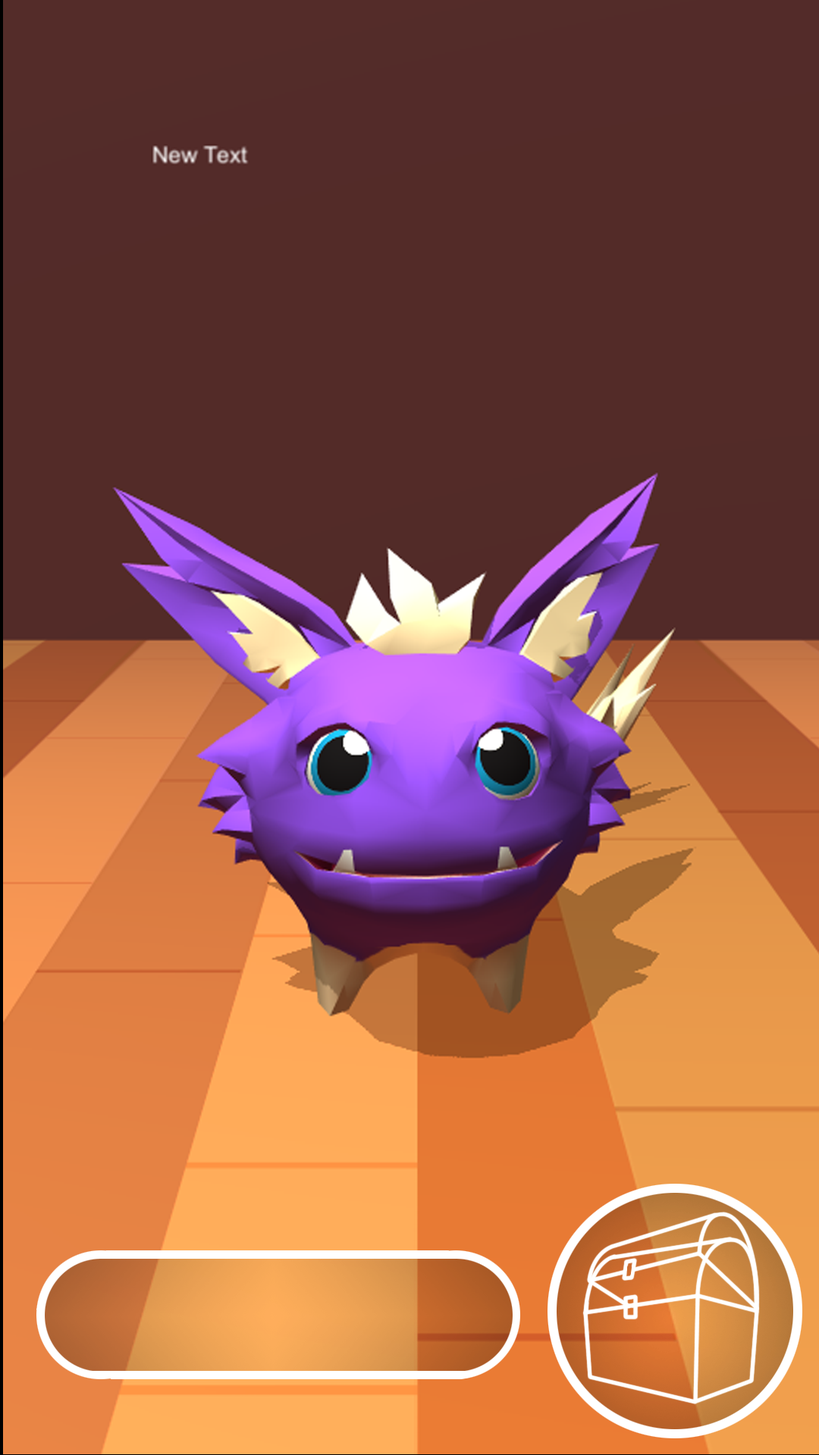
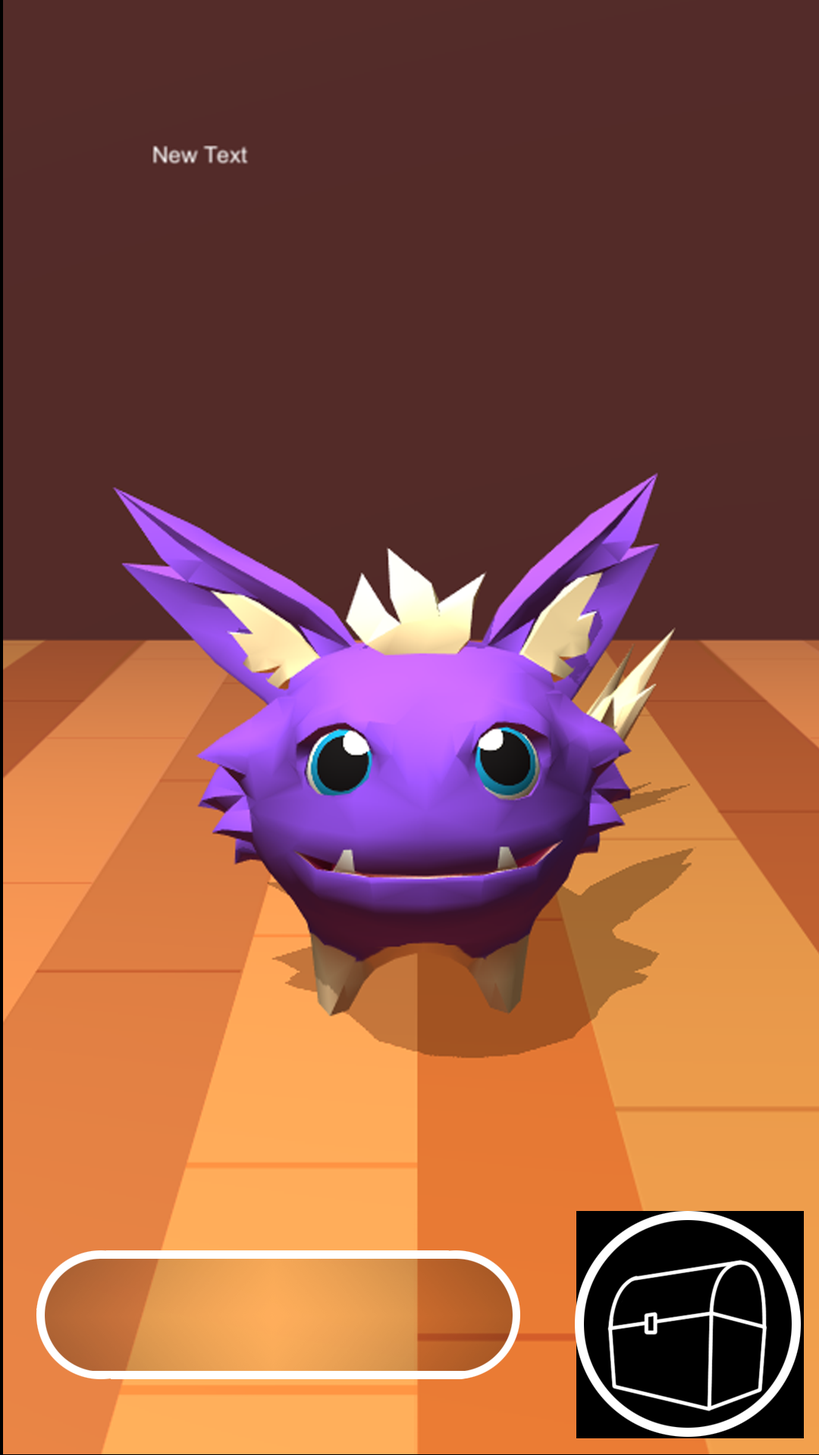
Layered file, before and after one edit (819 x 1455). Changes by layer:
hid "Ebene 15", painted on it over (585, 1211, 768, 1330)
painted on "Ebene 14" over (582, 1236, 768, 1336)
painted on "Ebene 13" over (582, 1293, 768, 1413)
hid "Ebene 20" over (547, 1183, 802, 1439)
removed layer "Ebene 16 Kopie" from group "Gruppe 1" over (548, 1184, 801, 1438)
hid "Ebene 16", painted on it over (548, 1184, 801, 1438)
added layer "Ebene 22" in group "Gruppe 1" over (574, 1211, 801, 1438)
added layer "Ebene 23" in group "Gruppe 1" over (580, 1217, 795, 1432)
added layer "Ebene 21" in group "Gruppe 1" over (576, 1211, 804, 1439)
